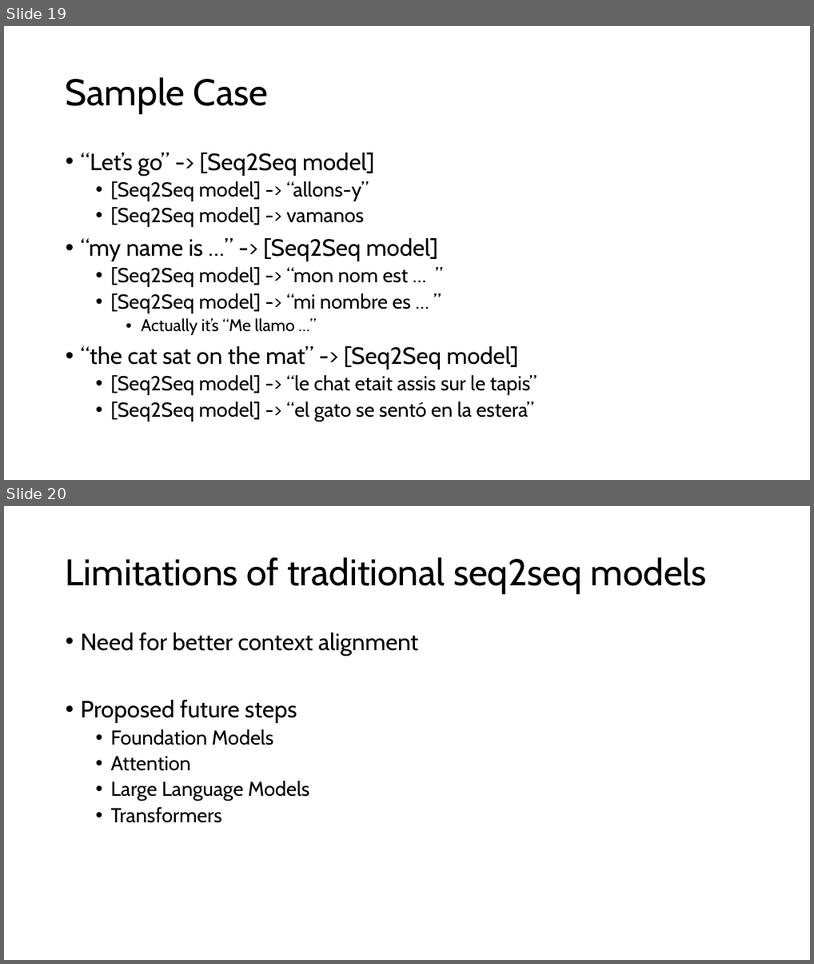
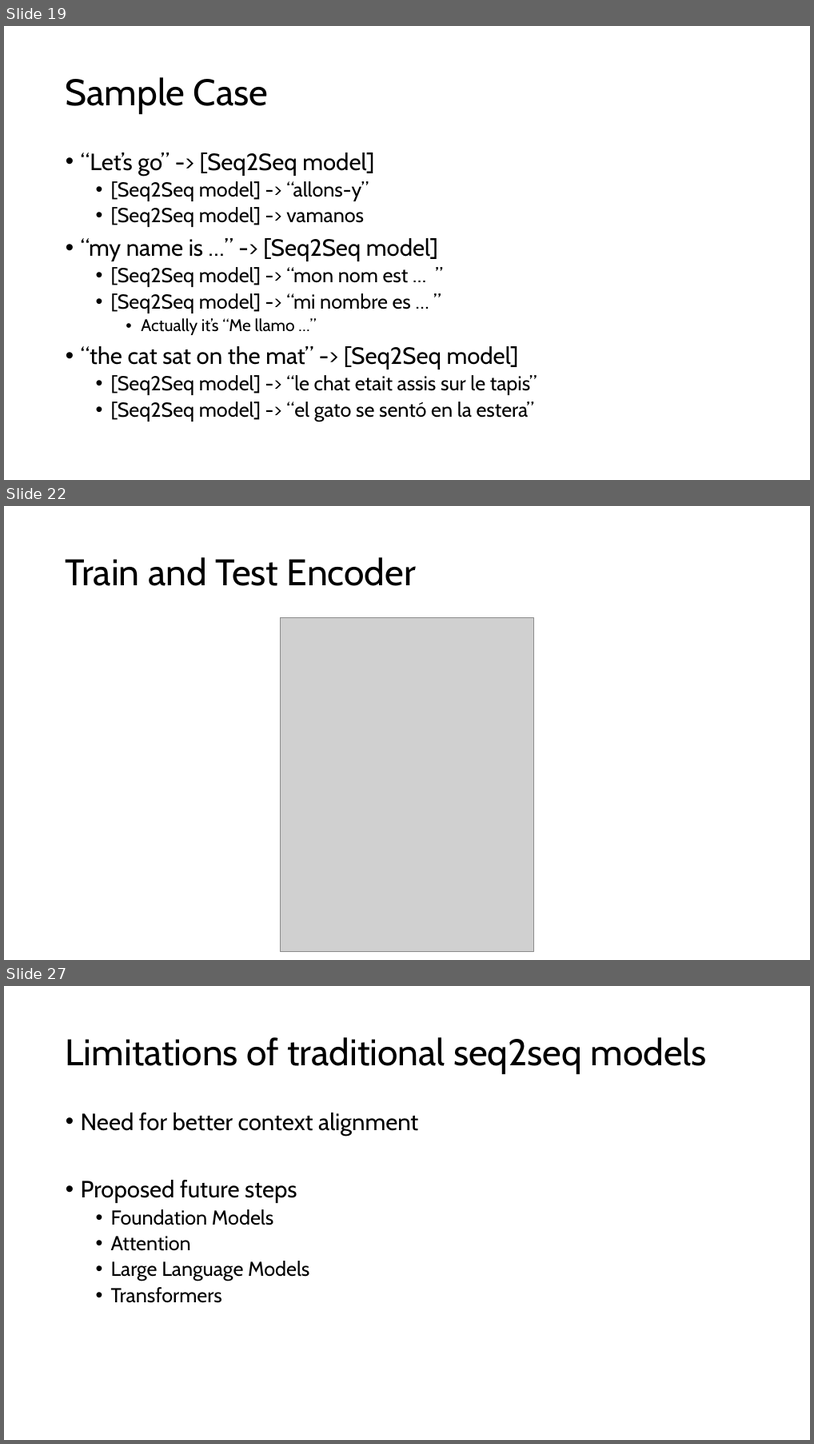
Before and after one commit to gvplacencia/nlp, a slide deck: Seq2Seq.pptx. Shown one above the other, each under a label of ours: slides 19 and 20 before the commit, slides 19, 22 and 27 after it; the slides between them are not shown. The pictures are 814x964 and 814x1444 pixels, drawn with LibreOffice and Linux fonts; fonts in the diff are those of the drawing; grey boxes stand for pictures. Boxes give left, top, right and bottom in pixels: in the first picture for what was removed or moved away, otherwise in the second. Text is boxed around its words. In the diff, an @@ line names an element or a change of style, - is before the commit and + after.

```diff
--- a/Seq2Seq.pptx
+++ b/Seq2Seq.pptx
@@ slide 22 added at [4,506,810,960], background #FFFFFF @@
@@ title added at [66,557,416,586], 44 pt, text #000000 @@
+Train and Test Encoder
@@ picture added at [281,618,534,952] @@
@@ what was slide 20 is now slide 27 @@
```
Also in this commit, not shown: 5 slides changed, 7 other slides added.
